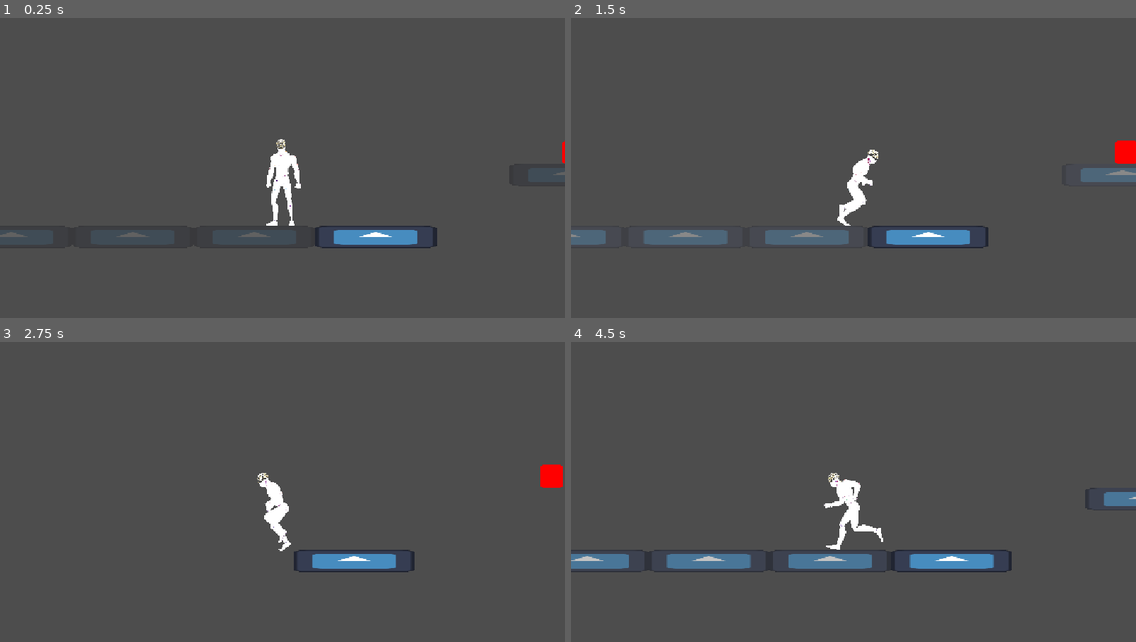
Above: before the commit, frames 1-4 (two rows, left to right).
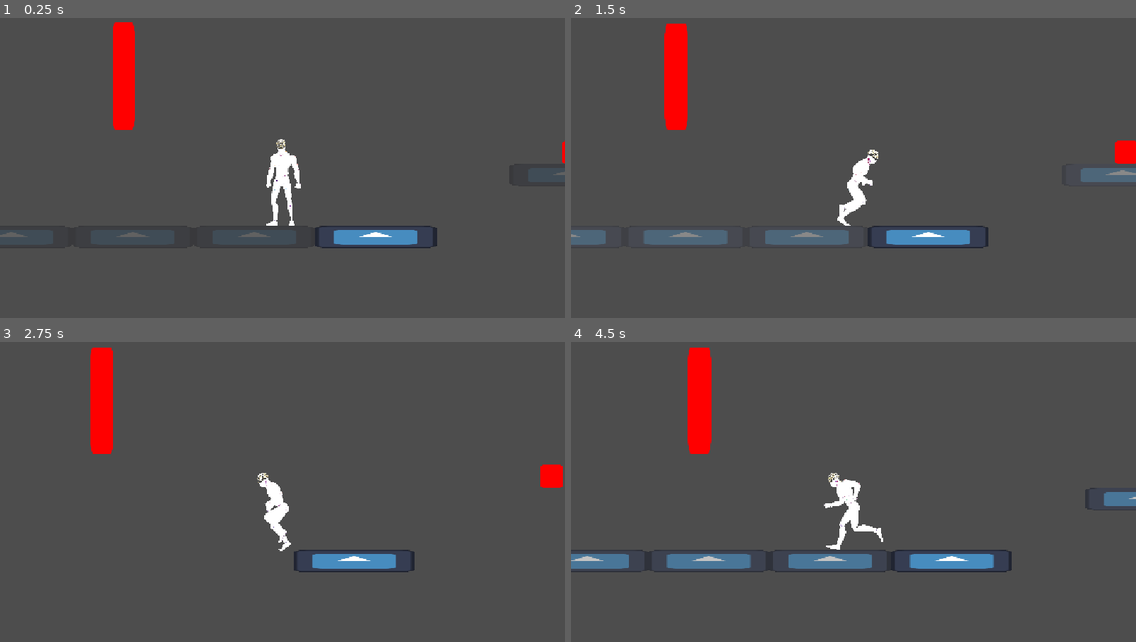
Above: after the commit, the same moments.

Repository: LoganG619/Wolfjam
Game: Godot game, scene res://Scenes/level_1.tscn
Same seed, same stepped clock (60 frames per second), same inputs: the game is played once before the commit and once after it. The project has no main scene, so this scene is started directly. The engine's default icon, where the game draws it, is replaced by a stand-in: a white triangle on a blue panel in a dark square.
Inputs:
- Up to frame 1 (0.25 s): no input
- Up to frame 2 (1.5 s): hold D (MoveRight) from 0.53 s (still down); tap Ctrl (Dash) at 0.6 s; tap Space (Jump) at 0.77 s; tap Shift (Sprint) at 1.35 s
- Up to frame 3 (2.75 s): tap Space (Jump) at 1.52 s; release D (MoveRight) at 2.03 s; hold A (MoveLeft) from 2.03 s (still down); tap 1 (SwapToBlack) at 2.1 s
- Up to frame 4 (4.5 s): release A (MoveLeft) at 2.78 s; hold D (MoveRight) 2.78-4.28 s; tap 2 (SwapToWhite) at 2.85 s; tap Space (Jump) at 3.02, 3.77 s; tap Ctrl (Dash) at 3.6 s; hold A (MoveLeft) from 4.28 s (still down); tap Shift (Sprint) at 4.35 s

The runs differ from the first frame. In frame 1, 1.4% of the frame differs, in the area x 20-24%, y 1-38%; in frame 2, 1.4%; in frame 3, 1.4%; in frame 4, 1.5%, in the area x 20-25%, y 1-38%.

Commit message:
lazer fix

Diff:
--- a/Objects/lazer.gd
+++ b/Objects/lazer.gd
@@ -4,6 +4,7 @@
 @export var change_interval: float = 2.0
 
 @onready var sprite = $Sprite2D
+
 
 # Called when the node enters the scene tree for the first time.
 func _ready() -> void:
@@ -23,7 +24,7 @@
 		visible = false
 
 func _on_body_entered(body: Node2D) -> void:
-	if body.has_method("die"):
+	if body.has_method("die") and $Sprite.is_visible_in_tree():
 		body.die()
 
 
--- a/Scenes/level_1.tscn
+++ b/Scenes/level_1.tscn
@@ -7,6 +7,7 @@
 [ext_resource type="PackedScene" uid="uid://dbqwrukmrtwcx" path="res://Objects/falling_platform.tscn" id="5_evi0p"]
 [ext_resource type="PackedScene" uid="uid://c4atxanv05bgw" path="res://Objects/moving_platform.tscn" id="6_lsmp6"]
 [ext_resource type="PackedScene" uid="uid://ds8jv1t3ygntl" path="res://Objects/bouncy_platform.tscn" id="7_lsmp6"]
+[ext_resource type="PackedScene" uid="uid://do6pe1a0wxh7i" path="res://Objects/lazer.tscn" id="8_xrdnt"]
 
 [node name="Level1" type="Node2D" unique_id=189787590]
 script = ExtResource("1_vk57k")
@@ -62,3 +63,7 @@
 
 [node name="BouncyPlatform" parent="." unique_id=795339104 instance=ExtResource("7_lsmp6")]
 position = Vector2(-1513, 723)
+
+[node name="Lazer" parent="." unique_id=853707955 instance=ExtResource("8_xrdnt")]
+position = Vector2(-443, -17)
+scale = Vector2(1, 4.7200003)
